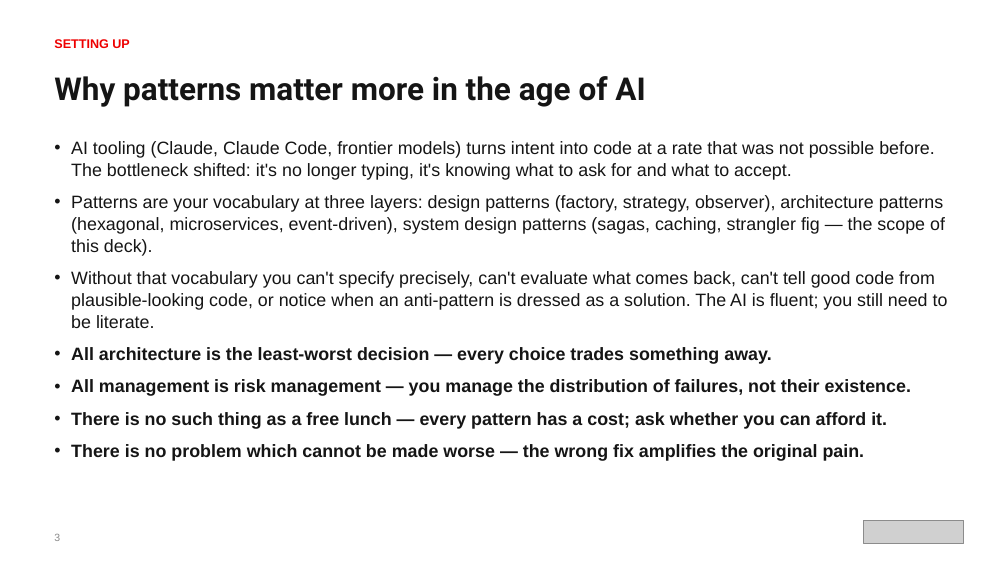
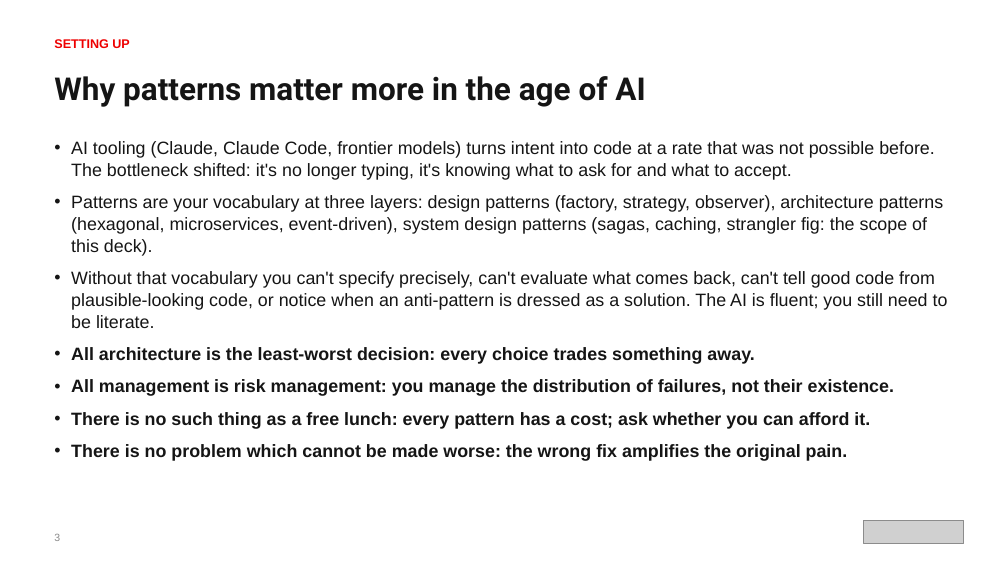
Before and after one commit to patterncatalyst/cloud-native-design-patterns, a slide deck: slide 4 of lgtm-presentation/Designing-Cloud-Native-APIs-Python.pptx. Drawn at 1008x567 pixels with LibreOffice and Linux fonts; fonts in the diff are those of the drawing; grey boxes stand for pictures. Boxes give left, top, right and bottom in pixels: in the first picture for what was removed or moved away, otherwise in the second. Text is boxed around its words. In the diff, an @@ line names an element or a change of style, - is before the commit and + after.

```diff
--- a/lgtm-presentation/Designing-Cloud-Native-APIs-Python.pptx
+++ b/lgtm-presentation/Designing-Cloud-Native-APIs-Python.pptx
@@ text at box(71, 195, 944, 256): text changed @@
-• Patterns are your vocabulary at three layers: design patterns (factory, strategy, observer), architecture patterns (hexagonal, microservices, event-driven), system design patterns (sagas, caching, strangler fig — the scope of this deck).
+• Patterns are your vocabulary at three layers: design patterns (factory, strategy, observer), architecture patterns (hexagonal, microservices, event-driven), system design patterns (sagas, caching, strangler fig: the scope of this deck).
@@ text at box(71, 347, 894, 461): text changed @@
-• All architecture is the least-worst decision — every choice trades something away.
-• All management is risk management — you manage the distribution of failures, not their existence.
-• There is no such thing as a free lunch — every pattern has a cost; ask whether you can afford it.
-• There is no problem which cannot be made worse — the wrong fix amplifies the original pain.
+• All architecture is the least-worst decision: every choice trades something away.
+• All management is risk management: you manage the distribution of failures, not their existence.
+• There is no such thing as a free lunch: every pattern has a cost; ask whether you can afford it.
+• There is no problem which cannot be made worse: the wrong fix amplifies the original pain.
```
Also in this commit, not shown: 144 other slides changed, 2 other files.
